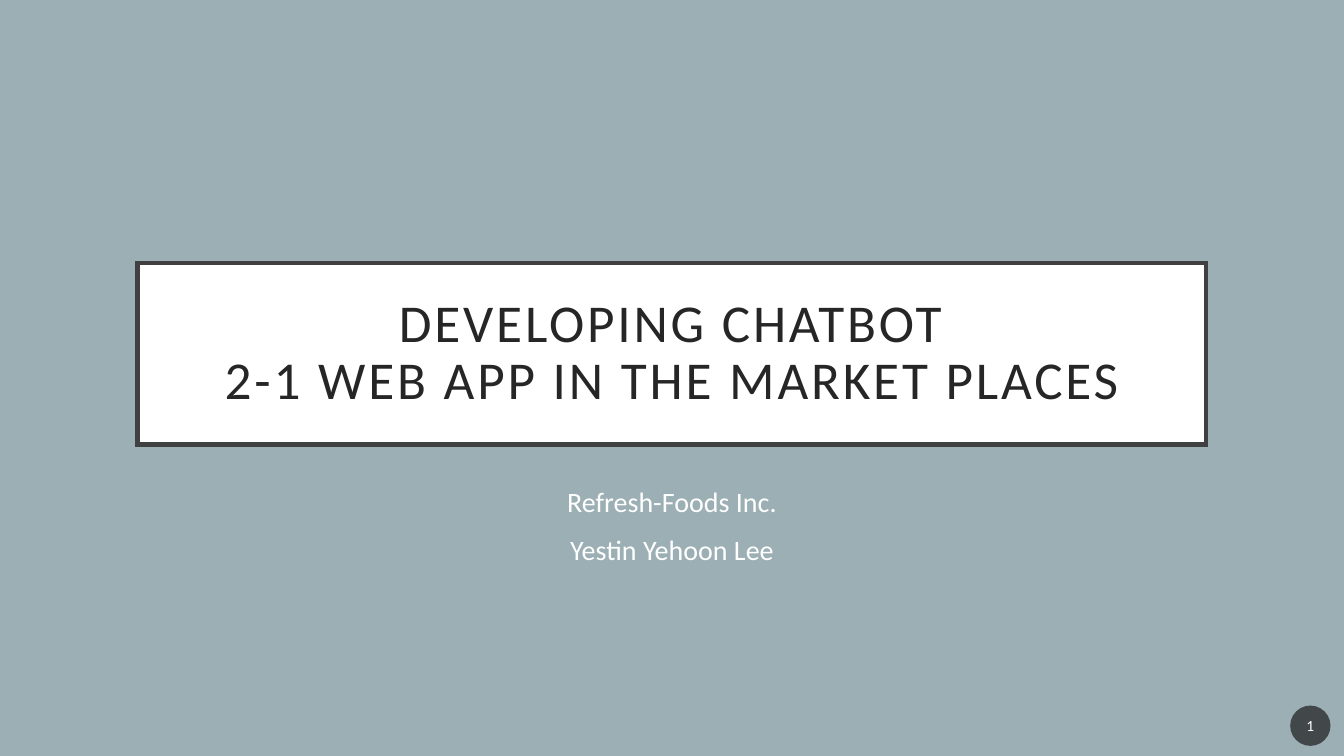
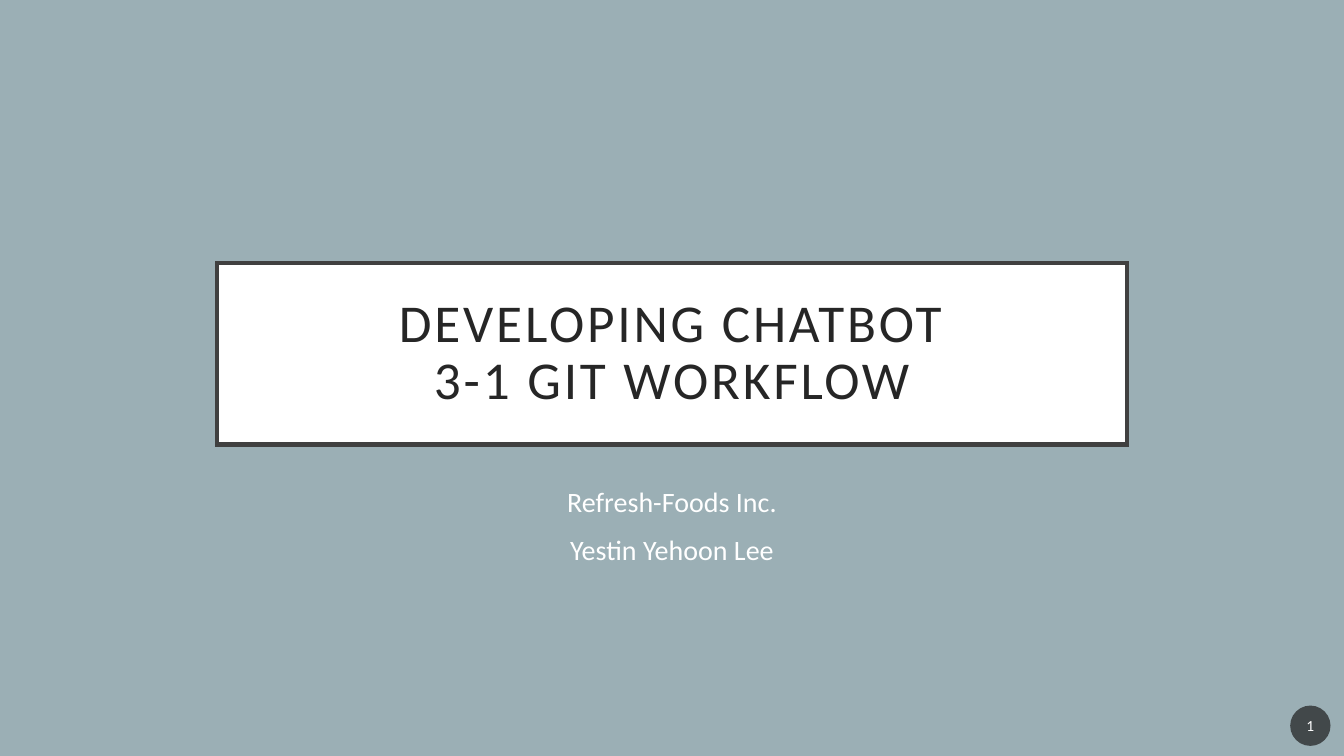
Before and after one commit to YehoonLee3/ChatBotCourse, a slide deck: slide 1 of 3-1 Git Workflow.pptx. Drawn at 1344x756 pixels with LibreOffice and Linux fonts; fonts in the diff are those of the drawing. Boxes give left, top, right and bottom in pixels: in the first picture for what was removed or moved away, otherwise in the second. Text is boxed around its words. In the diff, an @@ line names an element or a change of style, - is before the commit and + after.

```diff
--- a/3-1 Git Workflow.pptx
+++ b/3-1 Git Workflow.pptx
@@ title "DEVELOPING CHATBOT 3-1 GIT WORKFLOW": place and size @@
-title "DEVELOPING CHATBOT 3-1 GIT WORKFLOW" at [137, 263, 1206, 445]
+title "DEVELOPING CHATBOT 3-1 GIT WORKFLOW" at [218, 263, 1127, 445]
@@ title at [399, 307, 942, 400]: text changed @@
-DEVELOPING CHATBOT
-2-1 WEB APP IN THE MARKET PLACES
+DEVELOPING CHATBOT
+3-1 GIT WORKFLOW
```
Also in this commit, not shown: 3 slides added, 1 slide removed, 6 other files.
